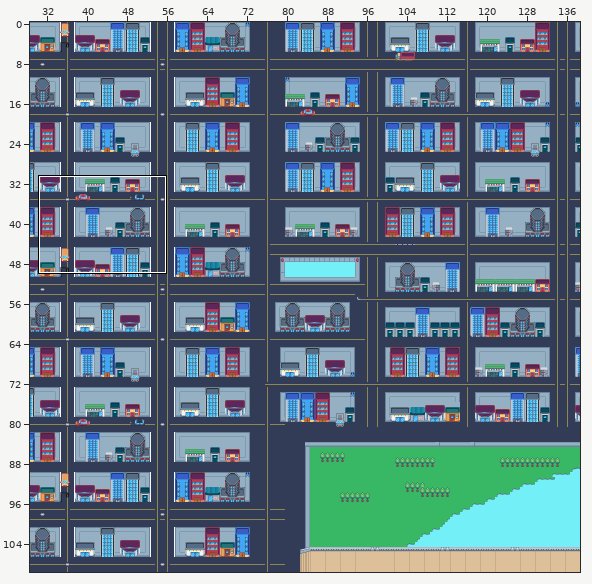
Level history. Tiled map: assets/map/Map.tmx. Above: a wide view before the commit, with the close-up outlined.
Close-up. The starting point:
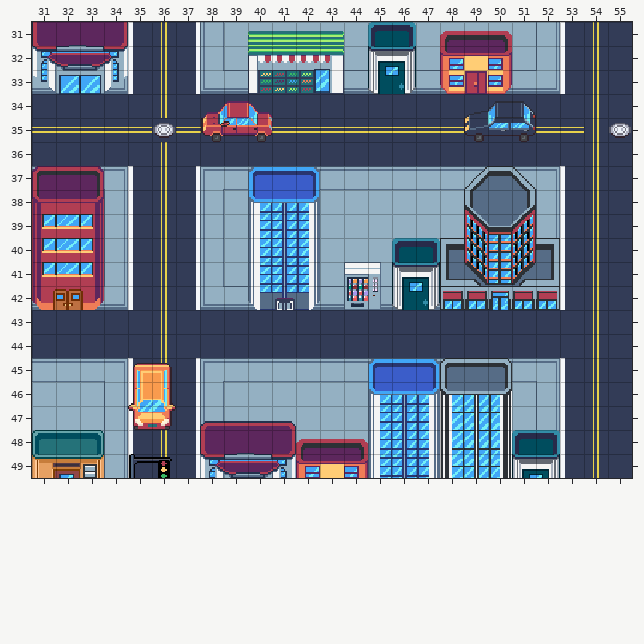
Cells are 16x16 px. Shown: x 31..55, y 31..49. The commit also changed other parts of the map, which this record leaves out.
Now the later version:
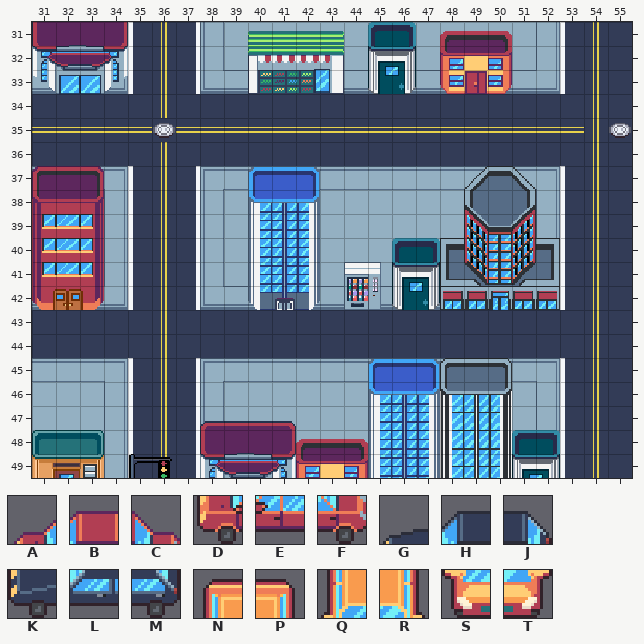
Key: from "tiles": A 1544, B 1545, C 1546, D 1608, E 1609, F 1610, G 1800, H 1801, J 1802, K 1864, L 1865, M 1866, N 1935, P 1936, Q 1999, R 2000, S 2063, T 2064.
_ is an empty cell.
Commit: Eliminacion de autos molestos
What changed:
Layer "Edificios y autos":
Tile A is removed in row 34 at x 38.
Tile B is removed in row 34 at x 39.
Tile C is removed in row 34 at x 40.
Tile D is removed in row 35 at x 38.
Tile E is removed in row 35 at x 39.
Tile F is removed in row 35 at x 40.
Tile G is removed in row 34 at x 49.
Tile H is removed in row 34 at x 50.
Tile J is removed in row 34 at x 51.
Tile K is removed in row 35 at x 49.
Tile L is removed in row 35 at x 50.
Tile M is removed in row 35 at x 51.
Tile N is removed in row 45 at x 35.
Tile P is removed in row 45 at x 36.
Tile Q is removed in row 46 at x 35.
Tile R is removed in row 46 at x 36.
Tile S is removed in row 47 at x 35.
Tile T is removed in row 47 at x 36.
Where, in picture pixels (left, top, right, bottom), the same in both close-ups:
removed: (201, 101, 272, 142)
removed: (464, 101, 536, 142)
removed: (128, 363, 176, 430)
